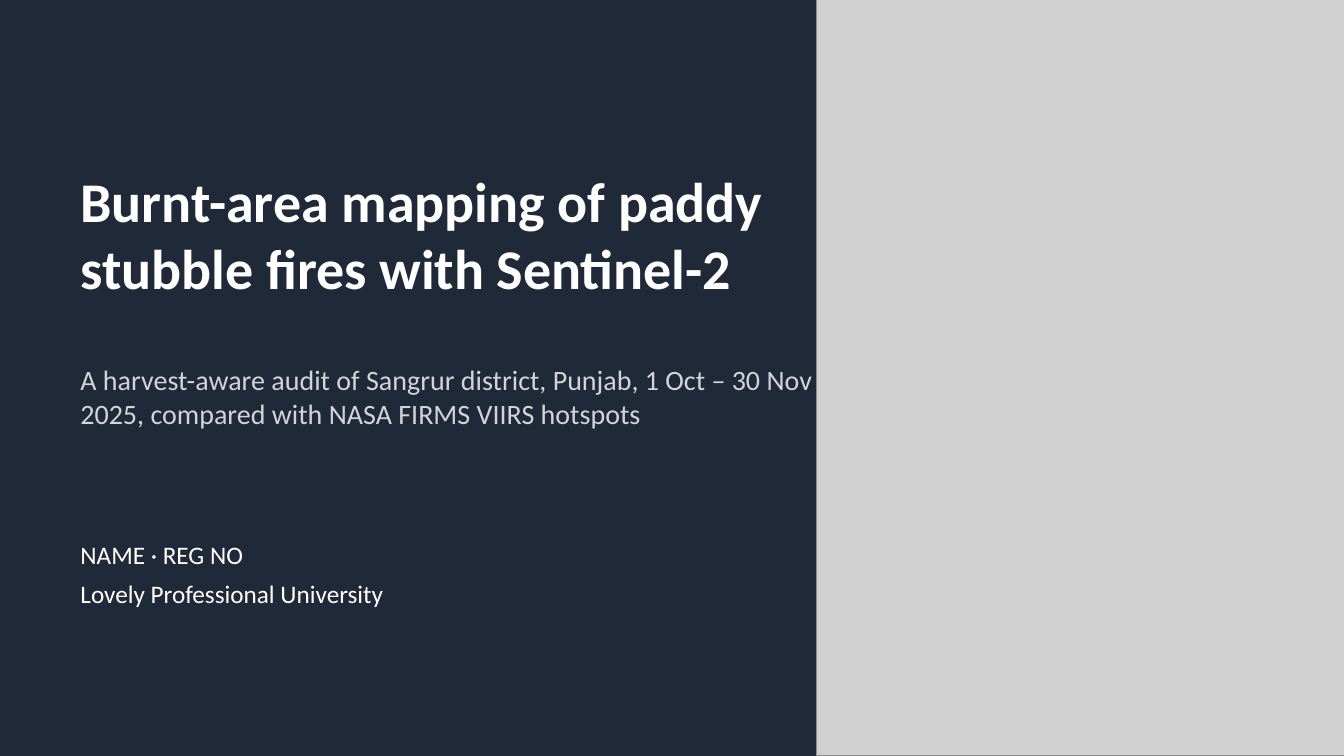
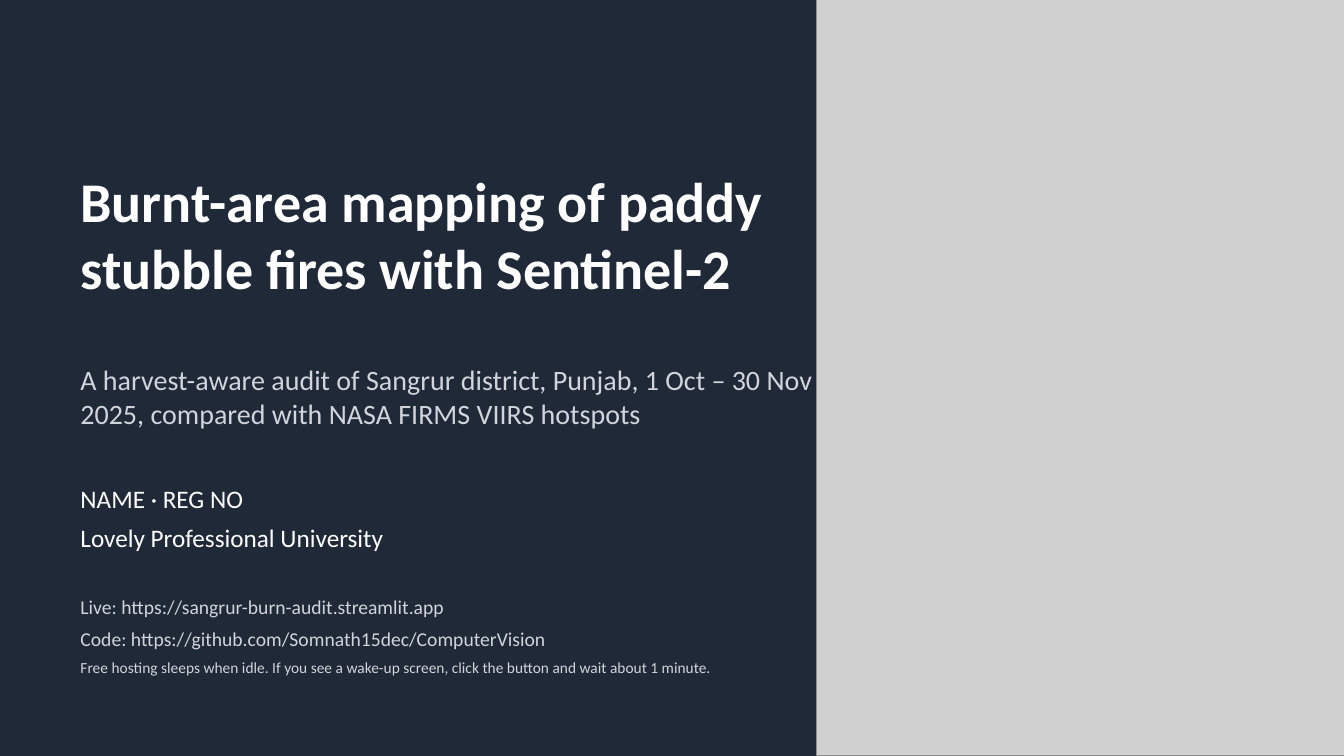
Before and after one commit to Somnath15dec/ComputerVision, a slide deck: slide 1 of reports/final/Stubble_Burn_Audit_PPT.pptx. Drawn at 1344x756 pixels with LibreOffice and Linux fonts; fonts in the diff are those of the drawing; grey boxes stand for pictures. Boxes give left, top, right and bottom in pixels: in the first picture for what was removed or moved away, otherwise in the second. Text is boxed around its words. In the diff, an @@ line names an element or a change of style, - is before the commit and + after.

```diff
--- a/reports/final/Stubble_Burn_Audit_PPT.pptx
+++ b/reports/final/Stubble_Burn_Audit_PPT.pptx
@@ text "NAME · REG NO": place and size @@
-text "NAME · REG NO" at bbox=[80, 547, 383, 607]
+text "NAME · REG NO" at bbox=[80, 491, 383, 551]
@@ text added at bbox=[80, 600, 711, 676], 14 pt, text #D1D5DB @@
+Live: https://sangrur-burn-audit.streamlit.app
+Code: https://github.com/Somnath15dec/ComputerVision
+Free hosting sleeps when idle. If you see a wake-up screen, click the button and wait about 1 minute.
```
Also in this commit, not shown: 1 other slide changed, 6 other files.
